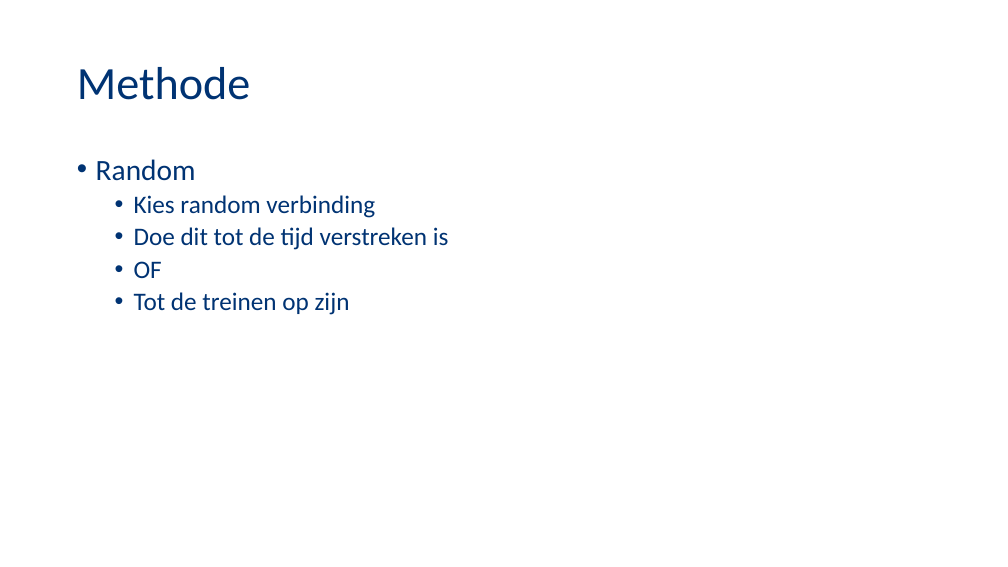
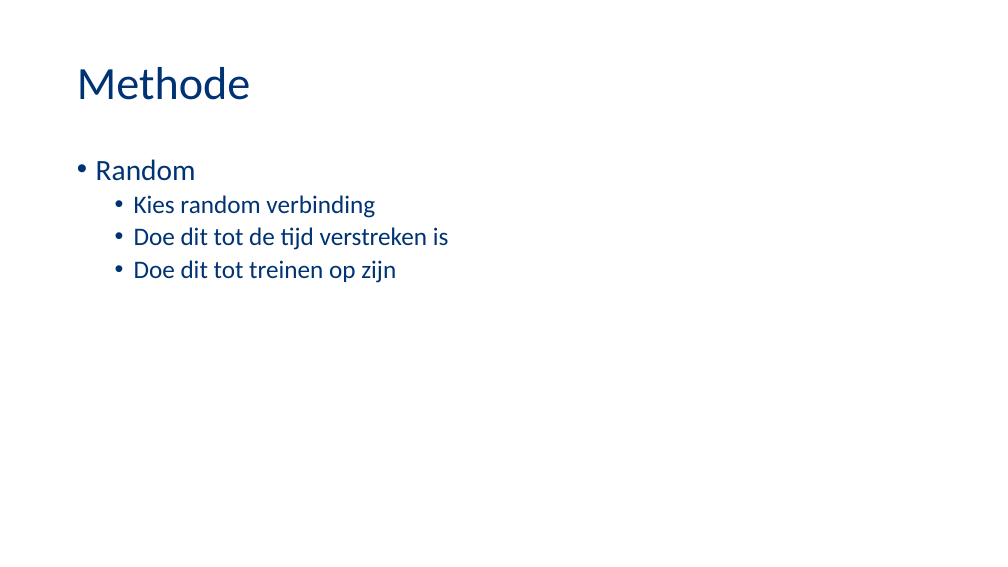
Before and after one commit to NegativeNancy/Team_Arjan, a slide deck: slide 4 of Presentatie2.pptx (slide 3 before the commit). Drawn at 1008x567 pixels with LibreOffice and Linux fonts; fonts in the diff are those of the drawing; background and template pictures are left out. Boxes give left, top, right and bottom in pixels: in the first picture for what was removed or moved away, otherwise in the second. Text is boxed around its words. In the diff, an @@ line names an element or a change of style, - is before the commit and + after.

```diff
--- a/Presentatie2.pptx
+++ b/Presentatie2.pptx
@@ text at (134, 260, 396, 283): text changed @@
-  • OF
-  • Tot de treinen op zijn
+  • Doe dit tot treinen op zijn
```
Also in this commit, not shown: 2 other slides changed.
